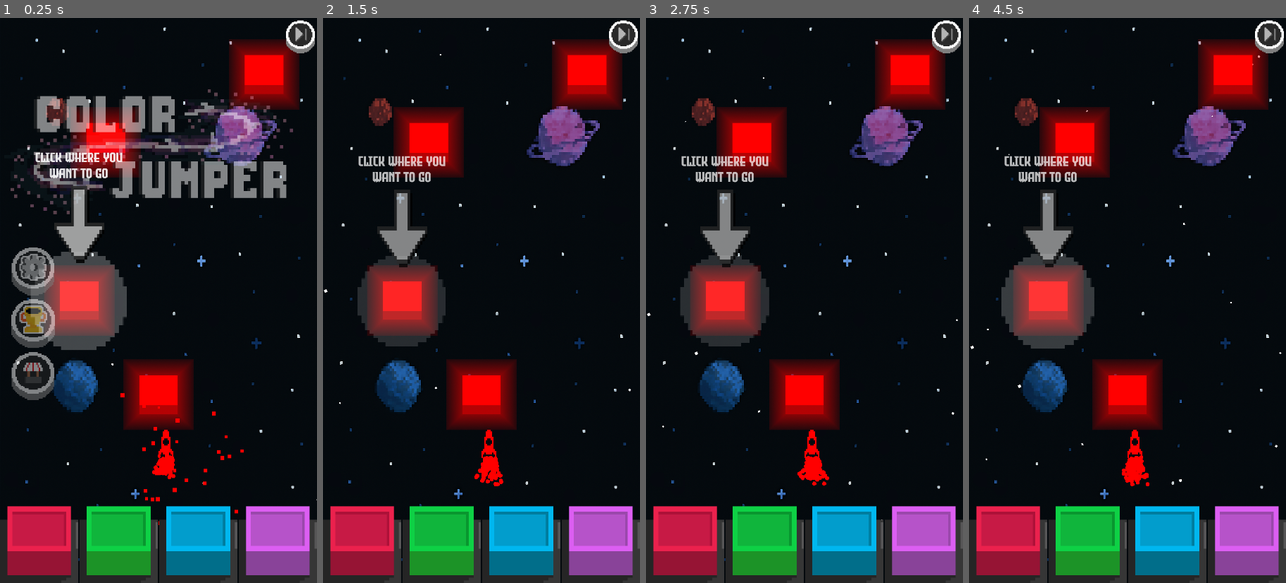
Above: before the commit, frames 1-4 (left to right).
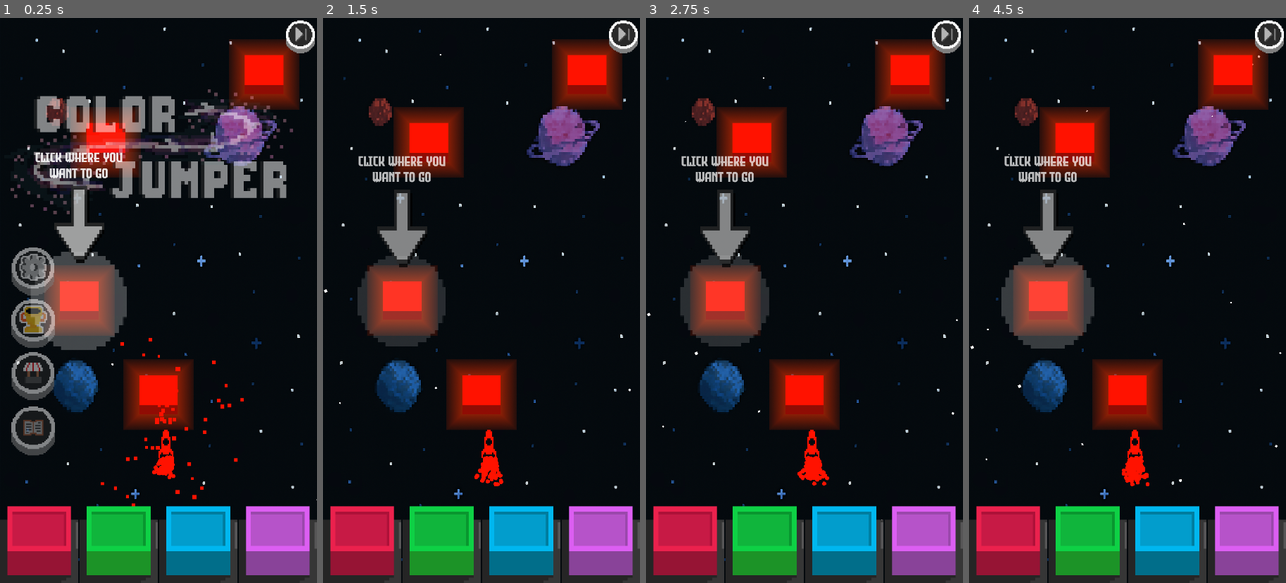
Above: after the commit, the same moments.

Repository: Xavier-Royer/Color-Jumper
Game: Godot game, scene res://Main.tscn
Two runs of this game, one before a commit and one after it. Both use one fixed random seed, a clock stepped at 60 frames per second and the inputs below.
Inputs (mouse positions are in pixels of both pictures, inside the frame that each line leads up to):
- Up to frame 1 (0.25 s): no input
- Up to frame 2 (1.5 s): move the mouse to (551, 272) at 0.52 s; press the mouse at (551, 272) at 0.53 s; release the mouse at (551, 272) at 1.25 s; drag from (418, 328) to (481, 396) at 1.27 s
- Up to frame 3 (2.75 s): move the mouse to (836, 176) at 2.02 s; press the mouse at (836, 176) at 2.03 s
- Up to frame 4 (4.5 s): release the mouse at (1159, 176) at 2.75 s; drag from (1111, 413) to (1073, 142) at 2.77 s; move the mouse to (1222, 385) at 3.52 s; press the mouse at (1222, 385) at 3.53 s; release the mouse at (1222, 385) at 4.25 s; drag from (1032, 215) to (1232, 74) at 4.27 s

The runs differ from the first frame. In frame 1, 2.1% of the frame differs, in the area x 3-91%, y 6-90%; in frame 2, 1.1%; in frame 3, 1.2%; in frame 4, 1.3%.

Commit message:
Color change

Diff:
--- a/Main.tscn
+++ b/Main.tscn
@@ -1,19 +1,23 @@
-[gd_scene load_steps=64 format=3 uid="uid://b6jhdtfh7summ"]
+[gd_scene load_steps=68 format=3 uid="uid://b6jhdtfh7summ"]
 
 [ext_resource type="Script" uid="uid://cvls2n8bhmxsj" path="res://screen_manager.gd" id="1_glv2v"]
 [ext_resource type="Texture2D" uid="uid://dr7uase8mhndl" path="res://textures/BackGround.png" id="2_3b0ty"]
 [ext_resource type="Script" uid="uid://dgf5fqpr2obog" path="res://settings_screen.gd" id="2_c2ibq"]
+[ext_resource type="Script" uid="uid://ds2tcrknatmu5" path="res://control.gd" id="2_gngx1"]
 [ext_resource type="Script" uid="uid://btjb56mwtmn4v" path="res://game_screen.gd" id="2_uu6xs"]
 [ext_resource type="Texture2D" uid="uid://b6o71de4iwyce" path="res://textures/redbutton.png" id="3_3dxm6"]
 [ext_resource type="Texture2D" uid="uid://25r3hwu2j0m" path="res://textures/colorjumper_logo.png" id="3_fos0i"]
+[ext_resource type="Texture2D" uid="uid://ckiastodqvvgb" path="res://spaceBackground2 (2).png" id="3_gngx1"]
 [ext_resource type="Script" uid="uid://bkgvpdqg7rqwb" path="res://player.gd" id="4_cm0pq"]
 [ext_resource type="Texture2D" uid="uid://cwt333exr15f6" path="res://textures/redbuttonpressed.png" id="4_lgr22"]
 [ext_resource type="FontFile" uid="uid://b7en6q7besub2" path="res://textures/Evil Empire.otf" id="4_sc1dx"]
 [ext_resource type="Texture2D" uid="uid://bm38el2anmewe" path="res://textures/greenbutton.png" id="5_03owx"]
 [ext_resource type="Texture2D" uid="uid://btu0flseb36rl" path="res://textures/settingsbg.png" id="5_hhcpw"]
+[ext_resource type="Texture2D" uid="uid://j7muhitor81a" path="res://BackGround3.png" id="5_v8qla"]
 [ext_resource type="Texture2D" uid="uid://dhc0uf23mr7vo" path="res://textures/home_button.png" id="6_hri7i"]
 [ext_resource type="Texture2D" uid="uid://cmvvs471qmaks" path="res://textures/resetall_button.png" id="6_mxvw5"]
 [ext_resource type="Texture2D" uid="uid://b56k5uwmxwgdt" path="res://textures/greenbuttonpressed.png" id="6_wkp8b"]
+[ext_resource type="Texture2D" uid="uid://csgxnco0wn22l" path="res://backGround4.png" id="6_y1tbi"]
 [ext_resource type="Texture2D" uid="uid://cacvuyaan4n8t" path="res://textures/bluebutton.png" id="7_c6i3y"]
 [ext_resource type="Texture2D" uid="uid://qdbygg7qbwac" path="res://textures/home_button_pressed.png" id="7_w3rk5"]
 [ext_resource type="Texture2D" uid="uid://c1n74euw6fkqc" path="res://textures/resetall_button_pressed.png" id="7_xrxkg"]
@@ -461,8 +465,9 @@
 grow_horizontal = 2
 grow_vertical = 2
 mouse_filter = 1
-
-[node name="TextureBG" type="TextureRect" parent="ScreenManager/Background/Control"]
+script = ExtResource("2_gngx1")
+
+[node name="TextureBG1" type="TextureRect" parent="ScreenManager/Background/Control"]
 layout_mode = 1
 anchors_preset = -1
 anchor_right = 1.0
@@ -470,6 +475,33 @@
 offset_right = 18.0
 offset_bottom = 18.0
 texture = ExtResource("2_3b0ty")
+
+[node name="TextureBG2" type="TextureRect" parent="ScreenManager/Background/Control"]
+layout_mode = 1
+anchors_preset = 15
+anchor_right = 1.0
+anchor_bottom = 1.0
+grow_horizontal = 2
+grow_vertical = 2
+texture = ExtResource("3_gngx1")
+
+[node name="TextureBG3" type="TextureRect" parent="ScreenManager/Background/Control"]
+layout_mode = 1
+anchors_preset = 15
+anchor_right = 1.0
+anchor_bottom = 1.0
+grow_horizontal = 2
+grow_vertical = 2
+texture = ExtResource("5_v8qla")
+
+[node name="TextureBG4" type="TextureRect" parent="ScreenManager/Background/Control"]
+layout_mode = 1
+anchors_preset = 15
+anchor_right = 1.0
+anchor_bottom = 1.0
+grow_horizontal = 2
+grow_vertical = 2
+texture = ExtResource("6_y1tbi")
 
 [node name="SolidBG" type="ColorRect" parent="ScreenManager/Background/Control"]
 visible = false
--- a/block.gd
+++ b/block.gd
@@ -30,16 +30,16 @@
 
 
 	if color == "RED":
-		self.modulate = Color(255,0,0)
+		self.modulate = Color(1.0,.07,0)
 		self.set_collision_layer_value(1,true)
 	elif color == "GREEN":
-		self.modulate = Color(0,255,0)
+		self.modulate = Color(0,1.0,.05)
 		self.set_collision_layer_value(2,true)
 	elif color == "BLUE":
-		self.modulate = Color(0,0,255)
+		self.modulate = Color(0,.8,1.0)
 		self.set_collision_layer_value(3,true)
 	elif color == "PURPLE":
-		self.modulate = Color(255,0,255)
+		self.modulate = Color(1.0,.1,1.0)
 		self.set_collision_layer_value(4,true)
 	else: # for rainbow set all color collision layers to true
 		self.modulate = Color(255,255,255)
--- /dev/null
+++ b/control.gd
@@ -0,0 +1,18 @@
+extends Control
+
+var backgroundMoveSpeed
+@onready var backgrounds = [$TextureBG1,$TextureBG2,$TextureBG3,$TextureBG4]
+
+func _process(delta: float) -> void:
+	for b in backgrounds:
+		if b.position.y > Globals.screenSize.y:
+			b.position.y = -1* (Globals.screenSize.y * (len(backgrounds)-1))
+		b.position.y += backgroundMoveSpeed*delta
+
+func resetBackgroundPositions():
+	backgroundMoveSpeed = 0
+	for i in range(len(backgrounds)):
+		backgrounds[i].position.y = (i *Globals.screenSize.y)*-1
+
+func _ready():
+	resetBackgroundPositions()
--- a/game_screen.gd
+++ b/game_screen.gd
@@ -68,11 +68,12 @@
 }
 
 var colorToRGB ={
-	"RED": Color(255,0,0),
-	"GREEN":Color(0,255,0),
-	"BLUE":Color(0,0,255),
-	"PURPLE":Color(255,0,255)
+	"RED": Color(1.0,.07,0),
+	"GREEN": Color(0,1.0,.05),
+	"BLUE": Color(0,.8,1.0),
+	"PURPLE":Color(1.0,.1,1.0)
 }
+
 
 #rainbowFlashAnimationVariables
 var flashCount =0
@@ -136,6 +137,7 @@
 
 
 func loadGame(fromTutorial, tweenDistance = 0):
+	get_parent().find_child("Background").get_child(0).resetBackgroundPositions()
 	print(difficulty)
 	#resets everything
 	gameRunTime = 0
@@ -541,8 +543,11 @@
 			print($UI/ColorButtons.position.y)
 
 func _process(delta: float) -> void:
-	$UI/Difficulty.text = str((round(currentDifficulty*10000))/10000)
+	#$UI/Difficulty.text = str((round(currentDifficulty*10000))/10000)
 	#$UI/Difficulty.text =str(currentDifficulty)
+
+
+
 	if rainbowOver == false:
 		$UI/RainbowParticles.speed_scale = particleSpeed
 
@@ -578,7 +583,9 @@
 			if not tutorialStep > len(tutorialBlockPositions)-1:
 				$UI/Pointer.position = tutorialBlockPositions[tutorialStep].global_position - Vector2(64,64)
 				$UI/Parent/TextContainer.global_position = tutorialBlockPositions[tutorialStep].global_position   - ($UI/Parent/TextContainer.size/2.0) - Vector2(0,300)# - $UI/SkipTutorial.size/2.0 - Vector2(0,400)
-
+	if gameState == "TUTORIAL":
+		gameSpeed = 0
+	get_parent().find_child("Background").get_child(0).backgroundMoveSpeed = gameSpeed/20
 
 #nice function
 func comma_format(num_str: String) -> String:
@@ -761,6 +768,7 @@
 func gameOver():
 	if gameState == "PLAYING":
 		$SpawnTimer.stop()
+		gameSpeed = 0
 		if difficulty != "RAINBOW":
 			$UI/RainbowScreenOverLay.hide()
 			$UI/RainbowScreenOverLay.gameOver = true
@@ -998,7 +1006,7 @@
 	tween.tween_property($UI/Leaderboard, "modulate:a", 0.0, 0.5)
 	tween.tween_property($UI/Shop, "modulate:a", 0.0, 0.5)
 	tween.tween_property($UI/StartTutorial, "modulate:a", 0.0, 0.5)
-	$UI/StartTutorial.hide()
+	#$UI/StartTutorial.hide()
 
 
 func tutorialOver():
@@ -1012,7 +1020,11 @@
 	loadGame(false)
 	$UI/Pointer.hide()
 	$UI/ButtonPointer.hide()
-	$UI/SkipTutorial.hide()
+	#$UI/SkipTutorial.hide()
+	var tween = create_tween().set_parallel(true)
+	$UI/SkipTutorial.disabled = true
+	$UI/SkipTutorial.mouse_filter = 1
+	tween.tween_property($UI/SkipTutorial, "modulate:a", 0.0, 0.5)
 	$UI/Parent.hide()
 	FileManager.saveTutorial()
 	showButtons()
Binary file added: BackGround3.png
Not shown, added: BackGround3.png.import
Binary file added: backGround4.png
Not shown, added: backGround4.png.import
Not shown, added: control.gd.uid
Not shown, changed: export_presets.cfg
Binary file added: spaceBackground2 (2).png
Not shown, added: spaceBackground2 (2).png.import
Binary file added: spaceBackground2.png
Not shown, added: spaceBackground2.png.import
Not shown, added: betaRelease.aab
Not shown, added: parallax.apk
(and 1 more such lines)
